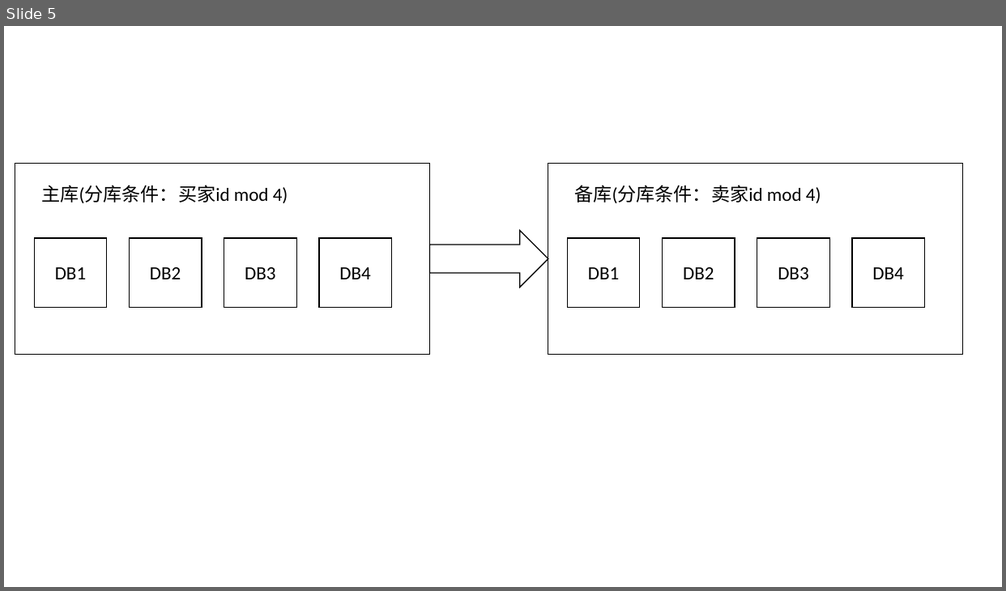
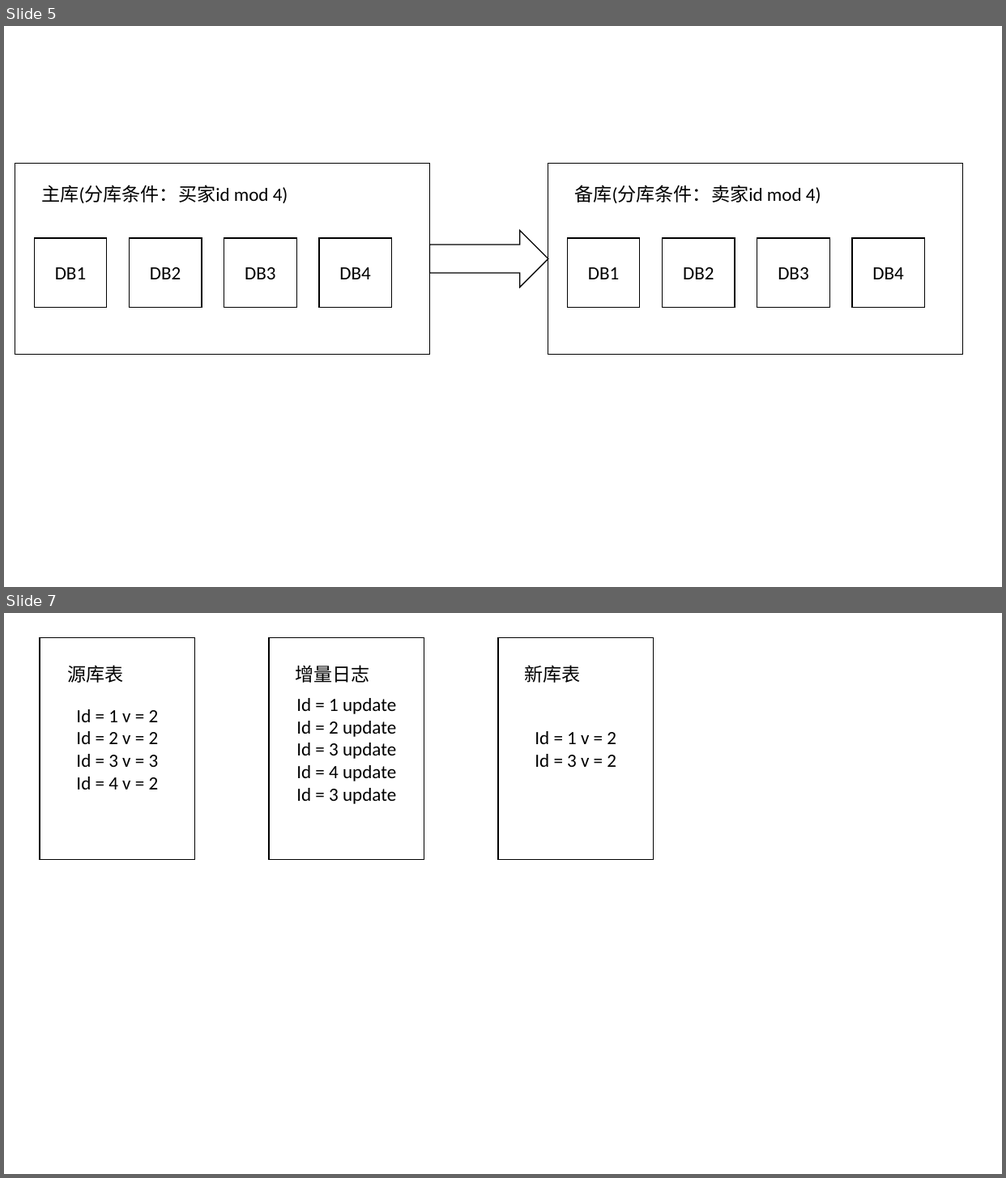
Before and after one commit to 554291911/-, a slide deck: PPT/数据访问层.pptx. Shown one above the other, each under a label of ours: slide 5 before the commit, slides 5 and 7 after it; the slides between them are not shown. The pictures are 1006x591 and 1006x1178 pixels, drawn with LibreOffice and Linux fonts; fonts in the diff are those of the drawing. Boxes give left, top, right and bottom in pixels: in the first picture for what was removed or moved away, otherwise in the second. Text is boxed around its words. In the diff, an @@ line names an element or a change of style, - is before the commit and + after.

```diff
--- a/PPT/数据访问层.pptx
+++ b/PPT/数据访问层.pptx
@@ slide 7 added at <box>4,613,1002,1174</box>, background #FFFFFF @@
@@ rectangle added at <box>40,637,195,860</box>, fill #FFFFFF, outline #000000 1 pt, 18 pt, text #000000 @@
+Id = 1 v = 2
+Id = 2 v = 2
+Id = 3 v = 3
+Id = 4 v = 2
@@ rectangle added at <box>269,637,424,860</box>, fill #FFFFFF, outline #000000 1 pt, 18 pt, text #000000 @@
+Id = 1 update
+Id = 2 update
+Id = 3 update
+Id = 4 update
+Id = 3 update
@@ rectangle added at <box>498,637,653,860</box>, fill #FFFFFF, outline #000000 1 pt, 18 pt, text #000000 @@
+Id = 1 v = 2
+Id = 3 v = 2
@@ text added at <box>67,665,123,683</box>, 18 pt, text #000000 @@
+源库表
@@ text added at <box>296,665,370,683</box>, 18 pt, text #000000 @@
+增量日志
@@ text added at <box>525,665,581,683</box>, 18 pt, text #000000 @@
+新库表
```
Also in this commit, not shown: 1 other slide added, 12 other files.
